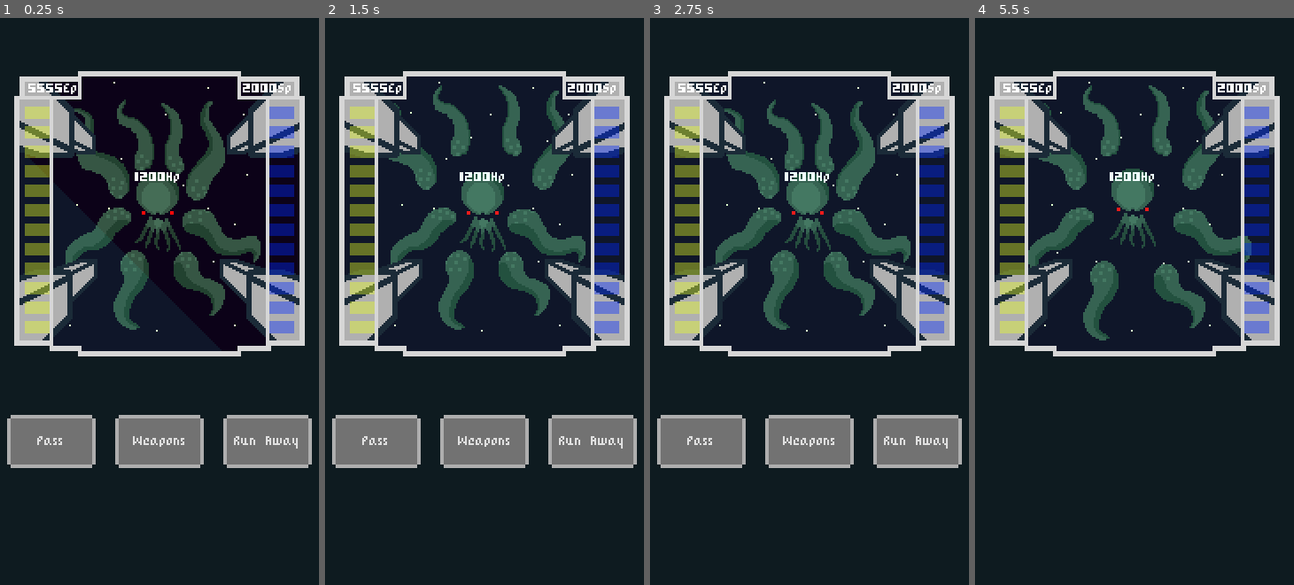
Above: before the commit, frames 1-4 (left to right).
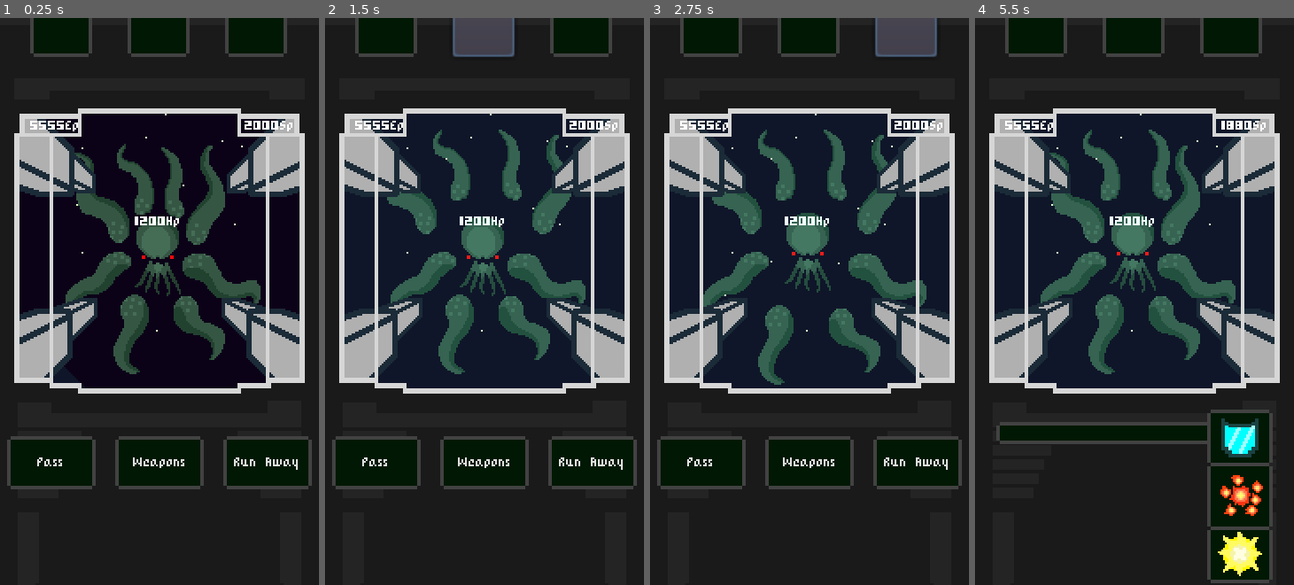
Above: after the commit, the same moments.

Repository: Razzf/SpaceRpg
Game: Godot game, scene res://Scenes/Battle.tscn
The game is run twice, just before and just after one commit, with the same random seed, the same clock (stepped at 60 frames per second) and the same inputs. The project has no main scene, so this scene is started directly.
Inputs (mouse positions are in pixels of both pictures, inside the frame that each line leads up to):
- Up to frame 1 (0.25 s): no input
- Up to frame 2 (1.5 s): click (385, 35) at 0.52 s; click (484, 35) at 1.27 s
- Up to frame 3 (2.75 s): click (905, 35) at 2.02 s
- Up to frame 4 (5.5 s): click "Pass" at 2.75 s; click (1035, 35) at 3.52 s; click (1134, 35) at 4.27 s; click (1134, 460) at 5 s, where only the run after the commit has a clickable "Weapons"

The runs differ from the first frame. In frame 1, 47% of the frame differs, in the area x 2-98%, y 0-84%; in frame 2, 41%; in frame 3, 42%; in frame 4, 39%.

Commit message:
new ship design added

Diff:
--- a/Resources/Styles/normalbutton.tres
+++ b/Resources/Styles/normalbutton.tres
@@ -1,6 +1,6 @@
 [gd_resource type="StyleBoxTexture" load_steps=2 format=2]
 
-[ext_resource path="res://Img Resources/Btns Images/NormalButton.png" type="Texture" id=1]
+[ext_resource path="res://Img Resources/Btns Images/monitorbtnnormal.png" type="Texture" id=1]
 
 [resource]
 texture = ExtResource( 1 )
--- a/Resources/Styles/panel.tres
+++ b/Resources/Styles/panel.tres
@@ -1,6 +1,6 @@
 [gd_resource type="StyleBoxTexture" load_steps=2 format=2]
 
-[ext_resource path="res://Img Resources/Btns Images/panel.png" type="Texture" id=1]
+[ext_resource path="res://Img Resources/Btns Images/monitorbtnnormal.png" type="Texture" id=1]
 
 [resource]
 texture = ExtResource( 1 )
--- a/Scenes/Battle.tscn
+++ b/Scenes/Battle.tscn
@@ -1,6 +1,7 @@
-[gd_scene load_steps=7 format=2]
+[gd_scene load_steps=8 format=2]
 
 [ext_resource path="res://Scenes/BattleUI.tscn" type="PackedScene" id=1]
+[ext_resource path="res://Resources/Styles/normalbutton.tres" type="StyleBox" id=2]
 [ext_resource path="res://Scenes/SpaceShip.tscn" type="PackedScene" id=4]
 [ext_resource path="res://Img Resources/Sprites and designs/combat design 4.png" type="Texture" id=6]
 [ext_resource path="res://Scenes/Enemy.tscn" type="PackedScene" id=12]
@@ -19,16 +20,50 @@
 texture = ExtResource( 13 )
 
 [node name="Position2D" type="Position2D" parent="."]
-position = Vector2( 89, 110 )
+position = Vector2( 89, 135 )
 
 [node name="Enemy" parent="Position2D" instance=ExtResource( 12 )]
 
 [node name="SpaceShip" parent="." instance=ExtResource( 4 )]
 
 [node name="combat design 3" type="Sprite" parent="."]
+visible = false
 self_modulate = Color( 1, 1, 1, 0.4 )
 position = Vector2( 90, 160 )
 texture = ExtResource( 6 )
 
 [node name="BattleUI" parent="." instance=ExtResource( 1 )]
-margin_top = 198.0
+margin_top = 210.0
+
+[node name="VBoxContainer" type="HBoxContainer" parent="."]
+margin_top = -3.0
+margin_right = 180.0
+margin_bottom = 22.0
+custom_constants/separation = 20
+alignment = 1
+__meta__ = {
+"_edit_use_anchors_": false
+}
+
+[node name="Button" type="Button" parent="VBoxContainer"]
+margin_left = 17.0
+margin_right = 52.0
+margin_bottom = 25.0
+rect_min_size = Vector2( 35, 25 )
+custom_styles/normal = ExtResource( 2 )
+
+[node name="Button2" type="Button" parent="VBoxContainer"]
+margin_left = 72.0
+margin_right = 107.0
+margin_bottom = 25.0
+rect_min_size = Vector2( 35, 25 )
+custom_styles/normal = ExtResource( 2 )
+
+[node name="Button3" type="Button" parent="VBoxContainer"]
+margin_left = 127.0
+margin_right = 162.0
+margin_bottom = 25.0
+rect_min_size = Vector2( 35, 25 )
+custom_styles/normal = ExtResource( 2 )
+
+[editable path="BattleUI"]
--- a/Scenes/Enemy.tscn
+++ b/Scenes/Enemy.tscn
@@ -47,7 +47,7 @@
 }
 
 [sub_resource type="Animation" id=2]
-length = 1.5
+length = 1.8
 loop = true
 step = 0.3
 tracks/0/type = "value"
--- a/Scenes/ShootingScenes/Explosive Shot.tscn
+++ b/Scenes/ShootingScenes/Explosive Shot.tscn
@@ -7,8 +7,8 @@
 [node name="Explosive Shot" instance=ExtResource( 2 )]
 script = ExtResource( 1 )
 max_explosions = 5
-spawn_range_x = 50.0
-spawn_range_y = 0.0
+spawn_range_x = 19.429
+spawn_range_y = 19.143
 
 [node name="animExplosion" parent="." index="0"]
 playback_speed = 6.7
--- a/Scenes/SpaceShip.tscn
+++ b/Scenes/SpaceShip.tscn
@@ -4,7 +4,7 @@
 [ext_resource path="res://Scripts/StatsContainer.gd" type="Script" id=2]
 [ext_resource path="res://Scripts/Weapon.gd" type="Script" id=3]
 [ext_resource path="res://Resources/Fonts/PixelFont.tres" type="DynamicFont" id=4]
-[ext_resource path="res://Img Resources/Frames Images/shipattack frames.png" type="Texture" id=5]
+[ext_resource path="res://Img Resources/Frames Images/ExplosiveBulletsModuleShooting2.png" type="Texture" id=5]
 [ext_resource path="res://Img Resources/Frames Images/shieldappear.png" type="Texture" id=6]
 [ext_resource path="res://Img Resources/Frames Images/shield_hitted.png" type="Texture" id=7]
 
@@ -74,7 +74,6 @@
 position = Vector2( 90, 160 )
 texture = ExtResource( 6 )
 hframes = 12
-frame = 10
 
 [node name="ShipWindow" type="Sprite" parent="."]
 position = Vector2( 90, 160 )
@@ -88,10 +87,10 @@
 [node name="AnimationPlayer" type="AnimationPlayer" parent="Weapon"]
 
 [node name="StatsContainer" type="HBoxContainer" parent="."]
-margin_left = 16.0
-margin_top = 37.0
-margin_right = 165.0
-margin_bottom = 44.0
+margin_left = 17.0
+margin_top = 58.0
+margin_right = 166.0
+margin_bottom = 65.0
 grow_horizontal = 2
 mouse_filter = 2
 size_flags_horizontal = 2
@@ -141,9 +140,9 @@
 
 [node name="Sprite" type="Sprite" parent="."]
 self_modulate = Color( 1, 1, 1, 0.180392 )
-position = Vector2( 90, 122 )
+position = Vector2( 90, 141 )
+scale = Vector2( 1, 0.88125 )
 texture = ExtResource( 7 )
 hframes = 10
-frame = 4
 [connection signal="Energy_Changed" from="." to="StatsContainer" method="_on_SpaceShip_Energy_Changed"]
 [connection signal="Shield_Changed" from="." to="StatsContainer" method="_on_SpaceShip_Shield_Changed"]
--- a/Scripts/SpaceShip.gd
+++ b/Scripts/SpaceShip.gd
@@ -60,7 +60,7 @@
 
 func _ready():
 	shield_hitted_sprites.hide()
-
+	yield(get_tree().create_timer(.2), "timeout")
 	animation.play("Shield appear")
 	update_equipped_weapon(0)
 	battle_units.SpaceShip = self
Binary file added: Img Resources/Btns Images/monitorbtnnormal.png
Not shown, added: Img Resources/Btns Images/monitorbtnnormal.png.import
Binary file changed: Img Resources/Frames Images/ExplosiveBulletsModuleShooting.png
Binary file added: Img Resources/Frames Images/ExplosiveBulletsModuleShooting2.png
Not shown, added: Img Resources/Frames Images/ExplosiveBulletsModuleShooting2.png.import
Binary file changed: Img Resources/Frames Images/shipattack frames.png
Binary file added: Img Resources/Frames Images/weirdshieldappearing.png
Not shown, added: Img Resources/Frames Images/weirdshieldappearing.png.import
Binary file changed: Img Resources/Sprites and designs/ShipWindow2.png
Binary file changed: Img Resources/Sprites and designs/ShipWindow4weapons.png
